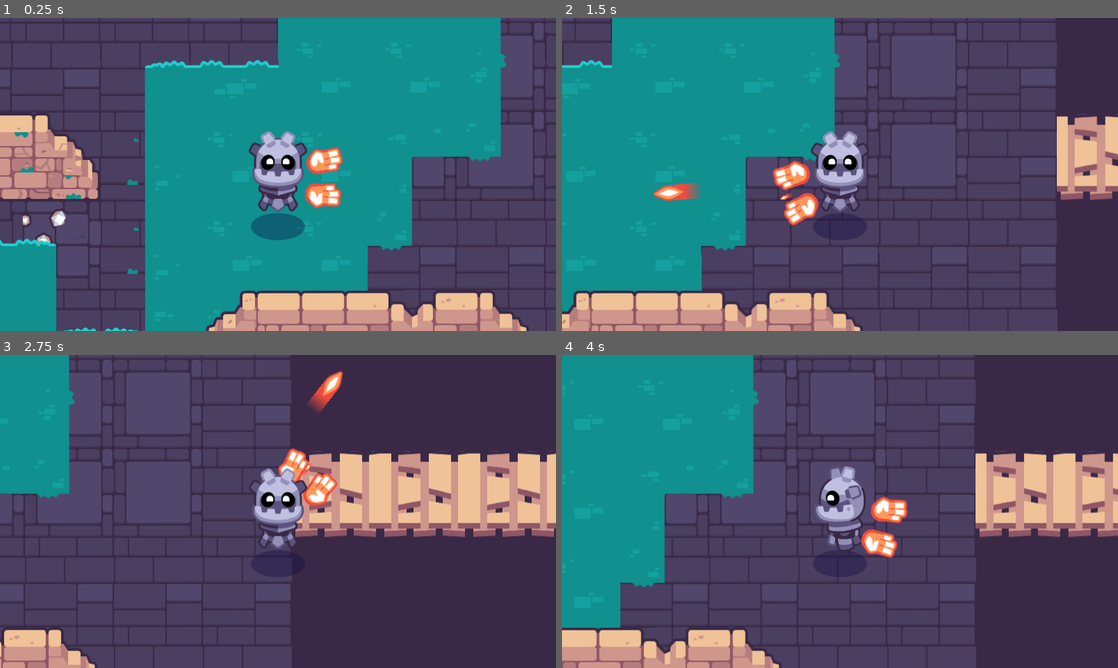
Above: before the commit, frames 1-4 (two rows, left to right).
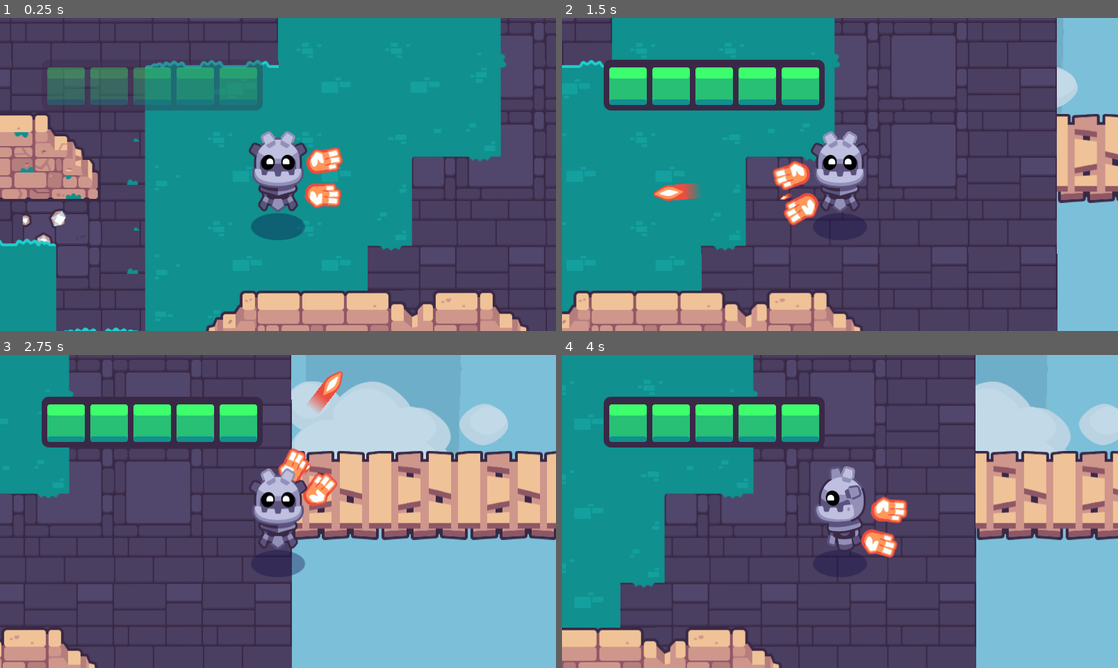
Above: after the commit, the same moments.

Repository: Eathand/2d-GameDev-Course
Game: Godot game, scene res://start.tscn
The game is run twice, just before and just after one commit, with the same random seed, the same clock (stepped at 60 frames per second) and the same inputs. This scene is started directly instead of the project's main scene. Sound files missing from this copy of the repository are replaced by a short silence.
Inputs (mouse positions are in pixels of both pictures, inside the frame that each line leads up to):
- Up to frame 1 (0.25 s): no input
- Up to frame 2 (1.5 s): tap Enter at 0.5 s; move the mouse to (962, 158) at 0.52 s; hold D (move_right) 0.53-1.25 s; hold Mouse wheel down (cycle_weapon_down) 0.53-1.25 s; click (962, 158) at 0.67 s; drag from (728, 190) to (812, 237) at 1.27 s
- Up to frame 3 (2.75 s): move the mouse to (333, 442) at 2.02 s; press the mouse at (333, 442) at 2.03 s; hold D (move_right) from 2.03 s (still down)
- Up to frame 4 (4 s): release D (move_right) at 2.75 s; release the mouse at (895, 442) at 2.75 s; drag from (812, 574) to (901, 373) at 2.77 s; move the mouse to (1006, 558) at 3.52 s; hold A (move_left) from 3.53 s (still down); hold Mouse wheel up (cycle_weapon_up) from 3.53 s (still down)

The runs differ from the first frame. In frame 1, 4.7% of the frame differs, in the area x 8-48%, y 13-30%; in frame 2, 14%; in frame 3, 40%, in the area x 7-100%, y 0-100%; in frame 4, 24%.

Commit message:
Add a sky and a healthbar

Diff:
--- a/02.getting-to-know-godot/levels/background/background_blue_sky.tscn
+++ b/02.getting-to-know-godot/levels/background/background_blue_sky.tscn
@@ -11,12 +11,12 @@
 [ext_resource type="Texture2D" uid="uid://ck4a00lm1krmo" path="res://levels/background/far_island_2.png" id="9"]
 
 [sub_resource type="ShaderMaterial" id="32"]
-render_priority = 0
 shader = ExtResource("1_e0ril")
+shader_parameter/color = null
 
 [sub_resource type="ShaderMaterial" id="31"]
-render_priority = 0
 shader = ExtResource("1_e0ril")
+shader_parameter/color = null
 
 [sub_resource type="Curve" id="34"]
 _data = [Vector2(0, 0.0298014), 0.0, 4.09699, 0, 0, Vector2(0.522584, 1), 0.0, 0.0, 0, 0, Vector2(1, 0.00331128), -4.54184, 0.0, 0, 0]
--- a/02.getting-to-know-godot/start.tscn
+++ b/02.getting-to-know-godot/start.tscn
@@ -7,6 +7,8 @@
 [ext_resource type="PackedScene" uid="uid://cu2rb5dl4ljte" path="res://levels/rooms/room_a.tscn" id="5_sq8ql"]
 [ext_resource type="PackedScene" uid="uid://dgayuh42w4v6u" path="res://levels/rooms/room_b.tscn" id="6_rdj7t"]
 [ext_resource type="PackedScene" uid="uid://cq0mmphkbrvmm" path="res://levels/rooms/room_c.tscn" id="7_etpae"]
+[ext_resource type="PackedScene" uid="uid://wdey00p3syru" path="res://levels/background/background_blue_sky.tscn" id="8_b1dly"]
+[ext_resource type="PackedScene" uid="uid://cce7r30dfjm4r" path="res://interface/bars/ui_health_bar.tscn" id="9_ajowv"]
 
 [node name="Start" type="Node2D"]
 script = ExtResource("2")
@@ -35,3 +37,13 @@
 
 [node name="RoomC" parent="." instance=ExtResource("7_etpae")]
 position = Vector2(1811, -2033)
+
+[node name="BackgroundBlueSky" parent="." instance=ExtResource("8_b1dly")]
+
+[node name="CanvasLayer" type="CanvasLayer" parent="."]
+
+[node name="UIHealthBar" parent="CanvasLayer" instance=ExtResource("9_ajowv")]
+offset_left = 60.0
+offset_top = 60.0
+offset_right = 378.0
+offset_bottom = 132.725
Not shown: 1 places in 02.getting-to-know-godot/levels/background/background_blue_sky.tscn that only renumber resources
Not shown: 1 places in 02.getting-to-know-godot/start.tscn that only renumber resources
Not shown, changed: 02.getting-to-know-godot/godot_tours.log
Not shown, added: 02.getting-to-know-godot/godot_tours.log-dn302z
Not shown, removed: 02.getting-to-know-godot/godot_tours.log-hd4gpF
